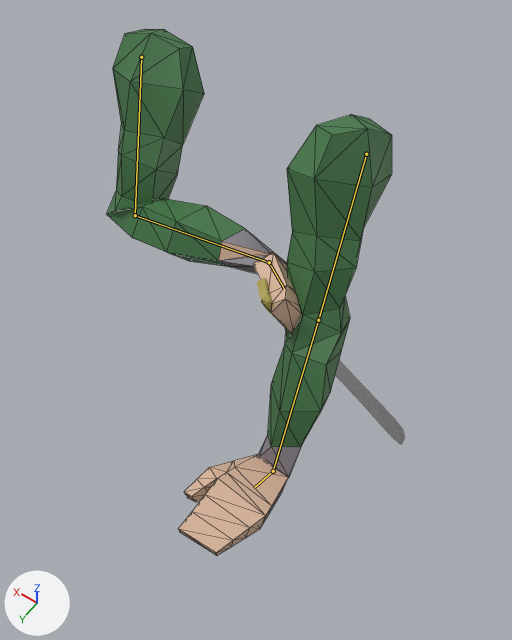
The glTF model assets/models/weapons/melee/one_hand/machete.glb as it was, and as the next commit left it.
The view is the same before and after, from a 50 mm lens placed at (-0.537, 0.732, 0.629), pointed at (-0.097, 0.116, -0.34). The lights are fixed; the arrows at lower left show +X, +Y and +Z. The older version comes first. Both versions are drawn at frame 0 of the action 'draw'; the numbers are the values there. The bones that change are drawn over the model as lines. Mesh edges are drawn as thin lines on the coarser meshes.

Names of what the first picture shows: 'PiernaIzquierda', 'machete'.
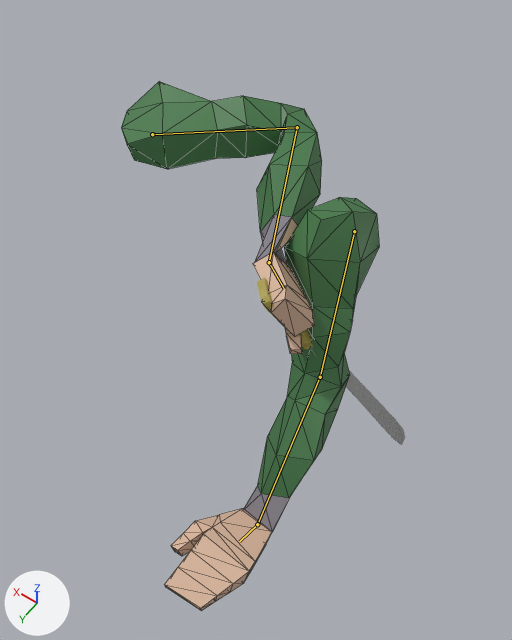
What changed in the scene script:
```text
Change bone_upper_arm_left:
    where bone_upper_arm_left = bpy.data.objects['rig'].pose.bones['upper_arm_left']
    bone_upper_arm_left.location: (-0.012, -0.123, 0.098) -> (0.02, 0.022, 0.114)
    bone_upper_arm_left.rotation_quaternion: (0.931, 0.338, 0.135, -0.029) -> (0.934, 0.324, 0.147, -0.001)  # degrees (40, 16, 2) -> degrees (39, 16, 6)
Change bone_forearm_left:
    where bone_forearm_left = bpy.data.objects['rig'].pose.bones['forearm_left']  # child of 'upper_arm_left'
    bone_forearm_left.rotation_quaternion: (0.959, 0.158, 0.231, 0.053) -> (0.969, 0.022, 0.241, -0.057)  # degrees (21, 25, 11) -> degrees (1, 28, -7)
Change bone_hand_left:
    where bone_hand_left = bpy.data.objects['rig'].pose.bones['hand_left']  # child of 'forearm_left'
    bone_hand_left.rotation_quaternion: (-0.704, -0.407, -0.199, -0.546) -> (-0.8, -0.338, -0.211, -0.448)  # degrees (53, -9, 71) -> degrees (47, 2, 59)
Change bone_upper_arm_right:
    where bone_upper_arm_right = bpy.data.objects['rig'].pose.bones['upper_arm_right']
    bone_upper_arm_right.location: (0.012, -0.123, 0.098) -> (-0.02, 0.022, 0.114)
    bone_upper_arm_right.rotation_quaternion: (0.656, 0.384, -0.649, -0.03) -> (-0.575, 0.231, 0.242, -0.747)  # degrees (104, -56, -74) -> degrees (-39, 4, 103)
Change bone_forearm_right:
    where bone_forearm_right = bpy.data.objects['rig'].pose.bones['forearm_right']  # child of 'upper_arm_right'
    bone_forearm_right.rotation_quaternion: (0.739, -0.415, -0.408, 0.34) -> (-0.693, 0.62, -0.358, 0.082)  # degrees (-70, -19, 63) -> degrees (-92, 23, -37)
Change bone_hand_right:
    where bone_hand_right = bpy.data.objects['rig'].pose.bones['hand_right']  # child of 'forearm_right'
    bone_hand_right.rotation_quaternion: (-0.807, 0.173, 0.535, -0.178) -> (0.835, 0.002, 0.483, -0.263)  # degrees (-52, -53, 52) -> degrees (-25, 54, -48)
```

Pixel boxes (x1, y1, x2, y2) of what changed, in the pictures (512 x 640 px):
'PiernaIzquierda', posed (9% narrower)
    before: (107, 29, 392, 556)
    after: (121, 81, 379, 611)
bone 'upper_arm_left', root to tip
    before: (366, 154) to (318, 320)
    after: (354, 231) to (320, 377)
bone 'forearm_left', root to tip
    before: (318, 320) to (273, 471)
    after: (320, 377) to (257, 524)
bone 'hand_left', root to tip
    before: (273, 471) to (255, 487)
    after: (257, 524) to (239, 541)
bone 'upper_arm_right', root to tip
    before: (141, 57) to (135, 215)
    after: (152, 134) to (297, 127)
bone 'forearm_right', root to tip
    before: (135, 215) to (269, 262)
    after: (297, 127) to (269, 262)
